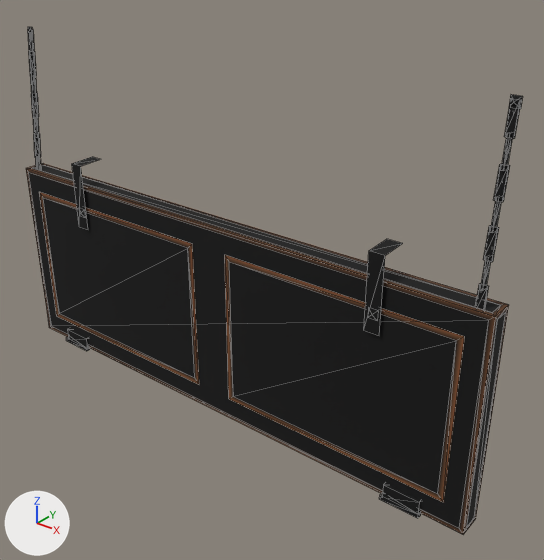
The glTF model assets/models/folded_berth_190/folded_berth_190.glb as it was, and as the next commit left it.
Before and after are seen from a 50 mm lens placed at (1.53, -1.67, 2.0), pointed at (0.17, 0.03, 0.94). The axes (+X, +Y, +Z) are drawn at lower left. The lights are the same throughout. The older version comes first. Mesh edges are drawn as thin lines.

The first picture shows 'brass', 'frame', 'leather', 'steel', 'teak'.
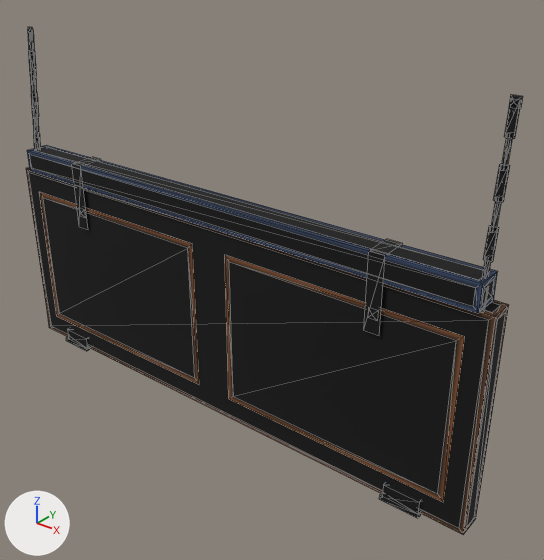
Location of each change, (x1, y1, x2, y2) in pixels of the pictures (544 x 560 px):
'bedding', added: after (27, 145, 498, 313)

The change, as a diff of the scene's bpy script:
```diff
--- a/assets/models/folded_berth_190/folded_berth_190.glb.py
+++ b/assets/models/folded_berth_190/folded_berth_190.glb.py
@@ mat_blanket @@
+mat_blanket = bpy.data.materials.new('blanket')
+# nodes: BsdfPrincipled, Mix, OutputMaterial, VertexColor
+# colours: dark blue #41557a, mixed with the vertex colours
@@ me_bedding @@
+me_bedding.from_pydata(...)  # 24 vertices, 40 faces; spans x -0.91..0.91, y -0.09..0.0, z 1.12..1.2
+me_bedding.materials.append(mat_blanket)
@@ ob_bedding @@
+ob_bedding = bpy.data.objects.new('bedding', me_bedding)
+ob_bedding.location = (0.0, 0.0, 0.0)
```
